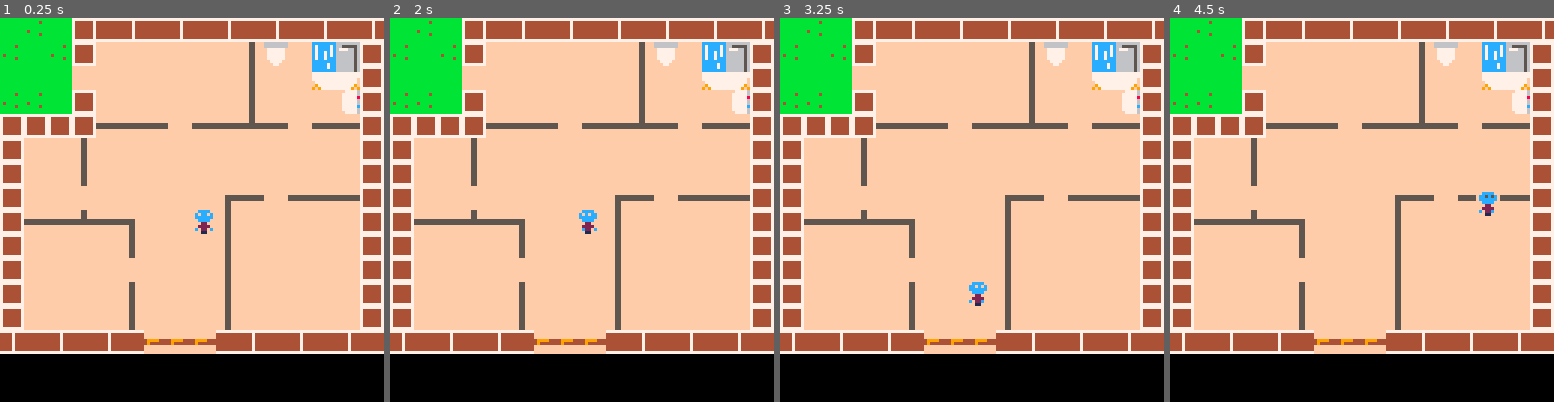
Above: before the commit, frames 1-4 (left to right).
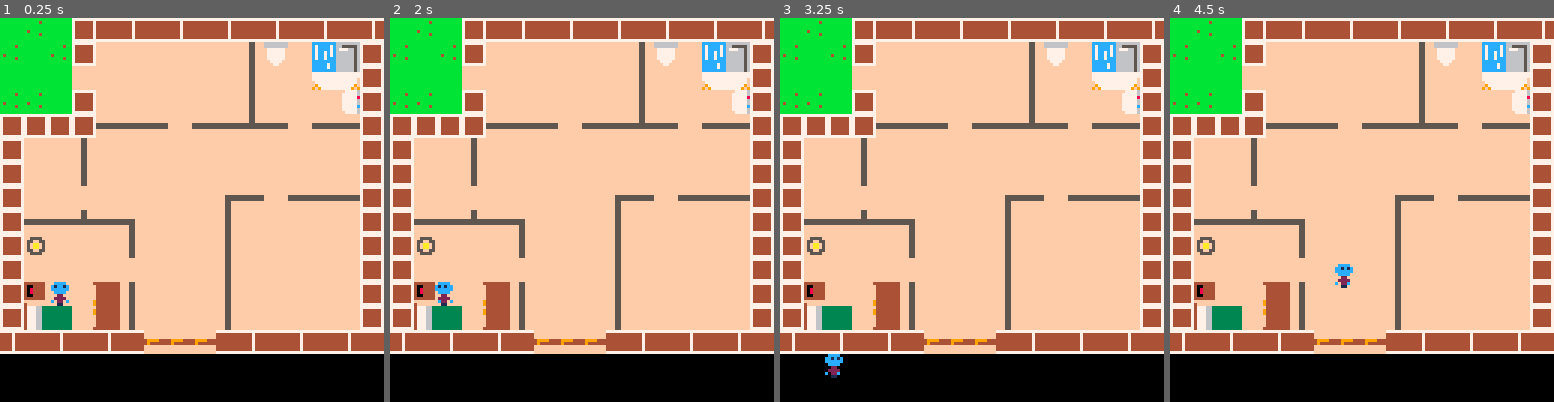
Above: after the commit, the same moments.

Repository: KTNelson/dailygrind-pico8
Game: PICO-8 cartridge dailygrind.p8
The game is run twice, just before and just after one commit, with the same random seed, the same clock (stepped at 60 frames per second) and the same inputs.
Inputs:
- Up to frame 1 (0.25 s): no input
- Up to frame 2 (2 s): hold Left from 1.97 s (still down)
- Up to frame 3 (3.25 s): release Left at 2.37 s; hold Down 2.42-2.82 s; hold Right from 2.87 s (still down)
- Up to frame 4 (4.5 s): release Right at 3.53 s; hold Up 3.58-4.08 s; hold Right from 4.13 s (still down)

The runs differ from the first frame. In frame 1, 2.4% of the frame differs, in the area x 6-56%, y 50-82%; in frame 2, 2.4%; in frame 3, 2.4%; in frame 4, 2.4%, in the area x 6-86%, y 45-82%.

Commit message:
bedroom addded

Diff:
--- a/dailygrind.p8
+++ b/dailygrind.p8
@@ -3,8 +3,8 @@
 __lua__
 
 player = {}
-player.x = 64
-player.y = 64
+player.x = 16
+player.y = 88
 player.speed = 2
 player.sprite = 50
 
@@ -223,7 +223,7 @@
 
 
 __gff__
-0000010101010100010101050005000000000000000000000000000000000000000003030003030000000000000000000000000000000000000000000000000000000000000000000000000000000000000000000000000000000000000000000000000000000000000000000000000000000000000000000000000000000000
+0000010101010100010101050005000000000000000000000000000000000000000003030003030100000000000000000000000000000001010000000000000000000000000000000000000000000000000000000000000000000000000000000000000000000000000000000000000000000000000000000000000000000000
 0000000000000000000000000000000000000000000000000000000000000000000000000000000000000000000000000000000000000000000000000000000000000000000000000000000000000000000000000000000000000000000000000000000000000000000000000000000000000000000000000000000000000000
 __map__
 1c0c1c0402030203020302030203020300000000000000000000000000000000000000000000000000000000000000000000000000000000000000000000000000000000000000000000000000000000000000000000000000000000000000000000000000000000000000000000000000000000000000000000000000000000
@@ -235,10 +235,10 @@
 0407070607070707070707070707070400000000000000000000000000000000000000000000000000000000000000000000000000000000000000000000000000000000000000000000000000000000000000000000000000000000000000000000000000000000000000000000000000000000000000000000000000000000
 0407070707070707070805070505050400000000000000000000000000000000000000000000000000000000000000000000000000000000000000000000000000000000000000000000000000000000000000000000000000000000000000000000000000000000000000000000000000000000000000000000000000000000
 0405050a05090707070607070707070400000000000000000000000000000000000000000000000000000000000000000000000000000000000000000000000000000000000000000000000000000000000000000000000000000000000000000000000000000000000000000000000000000000000000000000000000000000
-0407070707060707070607070707070400000000000000000000000000000000000000000000000000000000000000000000000000000000000000000000000000000000000000000000000000000000000000000000000000000000000000000000000000000000000000000000000000000000000000000000000000000000
+0429070707060707070607070707070400000000000000000000000000000000000000000000000000000000000000000000000000000000000000000000000000000000000000000000000000000000000000000000000000000000000000000000000000000000000000000000000000000000000000000000000000000000
 0407070707070707070607070707070400000000000000000000000000000000000000000000000000000000000000000000000000000000000000000000000000000000000000000000000000000000000000000000000000000000000000000000000000000000000000000000000000000000000000000000000000000000
-0407070707060707070607070707070400000000000000000000000000000000000000000000000000000000000000000000000000000000000000000000000000000000000000000000000000000000000000000000000000000000000000000000000000000000000000000000000000000000000000000000000000000000
-0407070707060707070607070707070400000000000000000000000000000000000000000000000000000000000000000000000000000000000000000000000000000000000000000000000000000000000000000000000000000000000000000000000000000000000000000000000000000000000000000000000000000000
+0427281011060707070607070707070400000000000000000000000000000000000000000000000000000000000000000000000000000000000000000000000000000000000000000000000000000000000000000000000000000000000000000000000000000000000000000000000000000000000000000000000000000000
+0437382021060707070607070707070400000000000000000000000000000000000000000000000000000000000000000000000000000000000000000000000000000000000000000000000000000000000000000000000000000000000000000000000000000000000000000000000000000000000000000000000000000000
 0302030203020b0b0b0203020302030200000000000000000000000000000000000000000000000000000000000000000000000000000000000000000000000000000000000000000000000000000000000000000000000000000000000000000000000000000000000000000000000000000000000000000000000000000000
 0000000000000000000000000000000000000000000000000000000000000000000000000000000000000000000000000000000000000000000000000000000000000000000000000000000000000000000000000000000000000000000000000000000000000000000000000000000000000000000000000000000000000000
 0000000000000000000000000000000000000000000000000000000000000000000000000000000000000000000000000000000000000000000000000000000000000000000000000000000000000000000000000000000000000000000000000000000000000000000000000000000000000000000000000000000000000000
Not shown, changed: 24 lines of the sprite sheet (__gfx__) section of dailygrind.p8
